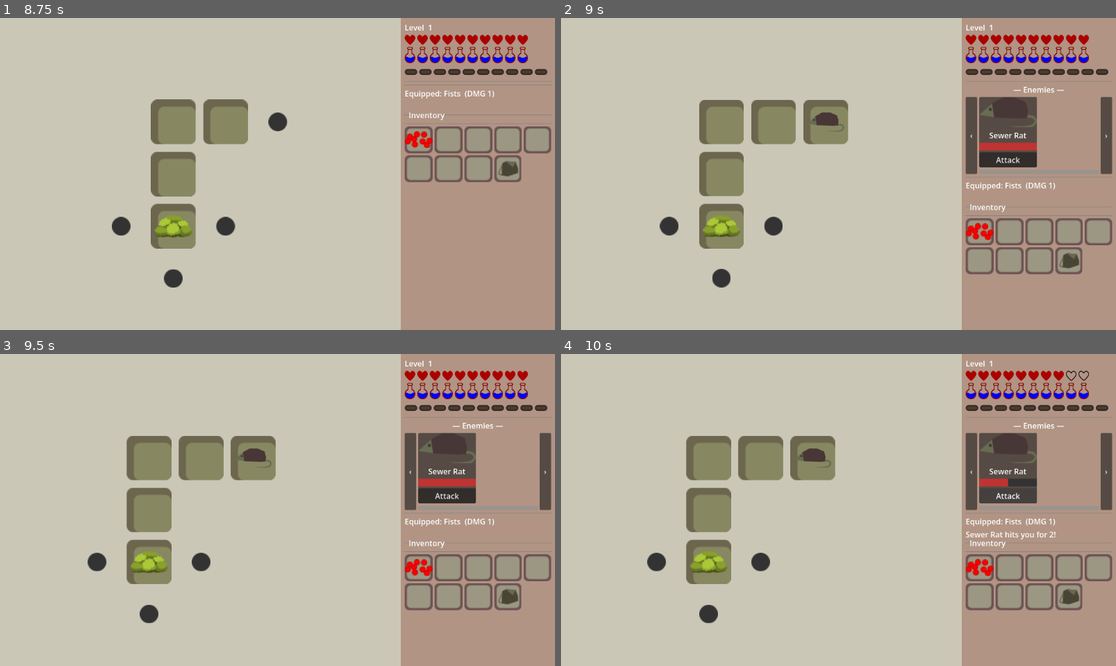
Above: before the commit, frames 1-4 (two rows, left to right).
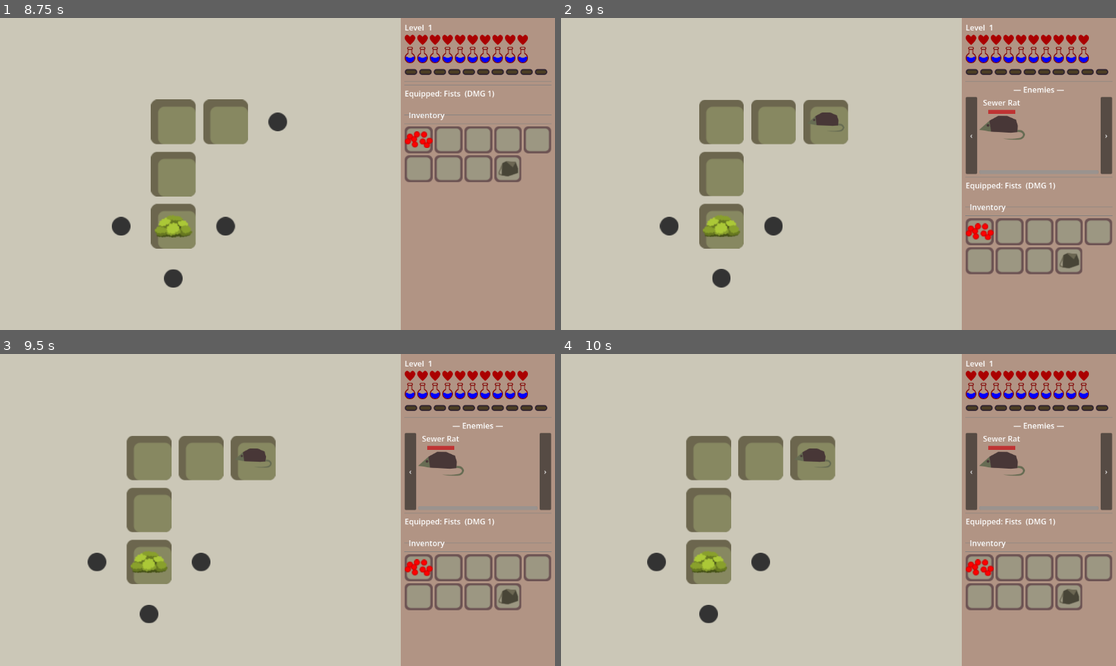
Above: after the commit, the same moments.

Repository: jiexdrop/run-reset
Game: Godot game, scene res://scenes/init.tscn
Same seed, same stepped clock (60 frames per second), same inputs: the game is played once before the commit and once after it.
Inputs (mouse positions are in pixels of both pictures, inside the frame that each line leads up to):
- Up to frame 1 (8.75 s): click "New Game" at 0.5 s; click (510, 167) at 1.25 s; click "✕" at 2 s; click (510, 167) at 2.75 s; click "✕" at 3.5 s; click (510, 167) at 4.25 s; click "✕" at 5 s; tap Enter at 5.75 s; drag from (199, 252) to (277, 174) at 5.77 s; drag from (266, 142) to (199, 208) at 6.52 s; move the mouse to (172, 267) at 7.27 s; click (172, 267) at 7.42 s; drag from (172, 230) to (227, 124) at 8.02 s
- Up to frame 2 (9 s): tap Space at 8.75 s; drag from (838, 120) to (733, 227) at 8.77 s
- Up to frame 3 (9.5 s): no input
- Up to frame 4 (10 s): click (1010, 494) at 9.5 s, where only the run before the commit has a clickable "Attack"

Frame 1 is identical in both runs. In frame 2, 2.1% of the frame differs, in the area x 75-86%, y 25-48%; in frame 3, 2.1%; in frame 4, 2.4%, in the area x 72-96%, y 5-60%.

Commit message:
removed cards to views instead

Diff:
--- a/scenes/combat_ui.gd
+++ b/scenes/combat_ui.gd
@@ -10,7 +10,7 @@
 const ICON_SIZE = Vector2(20, 20)
 const HIT_DELAY = 0.15   # pause between hits of a multi-hit attack
 
-const MobCardScene = preload("res://scenes/mob_card.tscn")
+const MobViewScene = preload("res://scenes/mob_view.tscn")
 const BagUIScene   = preload("res://scenes/bag_ui.tscn")
 
 const MOB_ATTACK_EFFECTS: Dictionary = {
@@ -118,11 +118,11 @@
 	for mob_id in _active_mob_ids:
 		if mob_id >= GameState.monsters.size():
 			continue
-		var card = MobCardScene.instantiate()
-		mob_row.add_child(card)
-		card.setup(mob_id, GameState.monsters[mob_id])
-		card.attack_requested.connect(_on_attack_requested)
-		card.mob_died.connect(_on_mob_died)
+		var mob_view = MobViewScene.instantiate()
+		mob_row.add_child(mob_view)
+		mob_view.setup(mob_id, GameState.monsters[mob_id])
+		mob_view.attack_requested.connect(_on_attack_requested)
+		mob_view.mob_died.connect(_on_mob_died)
 
 
 ## Reads the currently equipped hotbar item and returns a normalized attack
--- a/scenes/combat_ui.tscn
+++ b/scenes/combat_ui.tscn
@@ -82,13 +82,13 @@
 layout_mode = 2
 text = "‹"
 
-[node name="MobScroll" type="ScrollContainer" parent="MarginContainer/VBox/CombatSection/MobCarousel" unique_id=200000022]
+[node name="MobScroll" type="ScrollContainer" parent="MarginContainer/VBox/CombatSection/MobCarousel"]
 custom_minimum_size = Vector2(0, 160)
 layout_mode = 2
 size_flags_horizontal = 3
 size_flags_vertical = 0
 horizontal_scroll_mode = 2
-vertical_scroll_mode = 0
+vertical_scroll_mode = 1
 
 [node name="MobRow" type="HBoxContainer" parent="MarginContainer/VBox/CombatSection/MobCarousel/MobScroll" unique_id=200000011]
 layout_mode = 2
--- a/scenes/mob_card.tscn
+++ b/scenes/mob_card.tscn
@@ -1,10 +1,90 @@
-[gd_scene format=3 uid="uid://bja61m6w0764o"]
+[gd_scene format=3 uid="uid://d123gaobwvyt0"]
 
-[ext_resource type="Script" uid="uid://dwm6q314wbcbl" path="res://scenes/mob_card.gd" id="1_mobcard"]
+[sub_resource type="GDScript" id="GDScript_kcupk"]
+script/source = "class_name MobCard
+extends PanelContainer
+
+signal attack_requested(mob_id: int)
+signal mob_died(mob_id: int)
+
+const MOB_SPRITES: Dictionary = {
+	\"spider\": preload(\"res://assets/mobs/spider.png\"),
+	\"rat\": preload(\"res://assets/mobs/rat.png\"),
+	\"glaciarch\":    preload(\"res://assets/mobs/ribera/glaciarch.png\"),
+	\"frozelin\":     preload(\"res://assets/mobs/ribera/frozelin.png\"),
+	\"gomelin\":      preload(\"res://assets/mobs/pikoterra/gomelin.png\"),
+	\"pikonaut\":     preload(\"res://assets/mobs/pikoterra/pikonaut.png\"),
+	\"kaze_shroom\":  preload(\"res://assets/mobs/evergreen/kaze_shroom.png\"),
+	\"sapguard\":     preload(\"res://assets/mobs/evergreen/sapguard.png\"),
+}
+
+const HP_BAR_FILL_COLOR: Color = Color(0.75, 0.2, 0.2)
+const HP_BAR_BG_COLOR:   Color = Color(0.2, 0.2, 0.2)
+
+var mob_id:   int        = -1
+var mob_data: Dictionary = {}
+var _mob_attacks: Array = []
+
+@onready var mob_sprite:    TextureRect   = $VBoxContainer/MobSprite
+@onready var name_label:    Label         = $VBoxContainer/NameLabel
+@onready var hp_bar:        ProgressBar   = $VBoxContainer/HPBar
+@onready var attack_button: Button        = $VBoxContainer/AttackButton
+
+
+func setup(id: int, data: Dictionary) -> void:
+	mob_id      = id
+	mob_data    = data
+	_mob_attacks = data.get(\"attacks\", [])
+	_style_hp_bar()
+	_refresh()
+	attack_button.pressed.connect(_on_attack_pressed)
+
+
+func refresh_from_state() -> void:
+	mob_data    = GameState.monsters[mob_id]
+	_mob_attacks = mob_data.get(\"attacks\", [])
+	_refresh()
+
+
+func do_mob_turn() -> Dictionary:
+	if _mob_attacks.is_empty():
+		return {}
+	return _mob_attacks[randi() % _mob_attacks.size()]
+
+
+func _refresh() -> void:
+	name_label.text = mob_data.get(\"name\", \"???\")
+	var sprite_key = mob_data.get(\"sprite\", \"\")
+	if MOB_SPRITES.has(sprite_key):
+		mob_sprite.texture = MOB_SPRITES[sprite_key]
+	var hp     = mob_data.get(\"hp\",     1)
+	var max_hp = mob_data.get(\"max_hp\", hp)
+	_update_hp_bar(hp, max_hp)
+	attack_button.disabled = (hp <= 0)
+
+
+func _style_hp_bar() -> void:
+	var fill_style := StyleBoxFlat.new()
+	fill_style.bg_color = HP_BAR_FILL_COLOR
+	hp_bar.add_theme_stylebox_override(\"fill\", fill_style)
+
+	var bg_style := StyleBoxFlat.new()
+	bg_style.bg_color = HP_BAR_BG_COLOR
+	hp_bar.add_theme_stylebox_override(\"background\", bg_style)
+
+
+func _update_hp_bar(hp: int, max_hp: int) -> void:
+	hp_bar.max_value = max(1, max_hp)
+	hp_bar.value     = clampi(hp, 0, max_hp)
+
+
+func _on_attack_pressed() -> void:
+	attack_requested.emit(mob_id)
+"
 
 [node name="MobCard" type="PanelContainer" unique_id=100000001]
 custom_minimum_size = Vector2(120, 140)
-script = ExtResource("1_mobcard")
+script = SubResource("GDScript_kcupk")
 
 [node name="VBoxContainer" type="VBoxContainer" parent="." unique_id=100000002]
 layout_mode = 2
--- a/scenes/mob_card.gd
+++ b/scenes/mob_view.gd
@@ -1,5 +1,10 @@
-class_name MobCard
-extends PanelContainer
+class_name MobView
+extends VBoxContainer
+
+## MobView — displays one mob at native sprite size with a fixed-size
+## health bar above it. Clicking the sprite attacks the mob directly
+## (no separate attack button). Bottom-alignment within the mob row is
+## achieved via size_flags_vertical = SIZE_SHRINK_END (set below).
 
 signal attack_requested(mob_id: int)
 signal mob_died(mob_id: int)
@@ -15,30 +20,42 @@
 	"sapguard":     preload("res://assets/mobs/evergreen/sapguard.png"),
 }
 
+const HEALTH_BAR_SIZE: Vector2 = Vector2(56, 8)
 const HP_BAR_FILL_COLOR: Color = Color(0.75, 0.2, 0.2)
 const HP_BAR_BG_COLOR:   Color = Color(0.2, 0.2, 0.2)
+const DEAD_MODULATE: Color = Color(0.4, 0.4, 0.4, 0.7)
 
 var mob_id:   int        = -1
 var mob_data: Dictionary = {}
 var _mob_attacks: Array = []
 
-@onready var mob_sprite:    TextureRect   = $VBoxContainer/MobSprite
-@onready var name_label:    Label         = $VBoxContainer/NameLabel
-@onready var hp_bar:        ProgressBar   = $VBoxContainer/HPBar
-@onready var attack_button: Button        = $VBoxContainer/AttackButton
+@onready var name_label: Label       = $NameLabel
+@onready var hp_bar:      ProgressBar = $HPBar
+@onready var sprite:      TextureRect = $Sprite
+
+
+func _ready() -> void:
+	# Bottom-align this mob within MobRow regardless of its own height.
+	size_flags_vertical = Control.SIZE_SHRINK_END
+
+	hp_bar.custom_minimum_size   = HEALTH_BAR_SIZE
+	hp_bar.size_flags_horizontal = Control.SIZE_SHRINK_CENTER
+	hp_bar.show_percentage       = false
+	_style_hp_bar()
+
+	sprite.mouse_filter = Control.MOUSE_FILTER_STOP
+	sprite.gui_input.connect(_on_sprite_gui_input)
 
 
 func setup(id: int, data: Dictionary) -> void:
-	mob_id      = id
-	mob_data    = data
+	mob_id       = id
+	mob_data     = data
 	_mob_attacks = data.get("attacks", [])
-	_style_hp_bar()
 	_refresh()
-	attack_button.pressed.connect(_on_attack_pressed)
 
 
 func refresh_from_state() -> void:
-	mob_data    = GameState.monsters[mob_id]
+	mob_data     = GameState.monsters[mob_id]
 	_mob_attacks = mob_data.get("attacks", [])
 	_refresh()
 
@@ -51,13 +68,19 @@
 
 func _refresh() -> void:
 	name_label.text = mob_data.get("name", "???")
+
 	var sprite_key = mob_data.get("sprite", "")
-	if MOB_SPRITES.has(sprite_key):
-		mob_sprite.texture = MOB_SPRITES[sprite_key]
+	var tex: Texture2D = MOB_SPRITES.get(sprite_key, null)
+	sprite.texture = tex
+	if tex:
+		sprite.custom_minimum_size = tex.get_size()
+
 	var hp     = mob_data.get("hp",     1)
 	var max_hp = mob_data.get("max_hp", hp)
-	_update_hp_bar(hp, max_hp)
-	attack_button.disabled = (hp <= 0)
+	hp_bar.max_value = max(1, max_hp)
+	hp_bar.value     = clampi(hp, 0, max_hp)
+
+	sprite.modulate = DEAD_MODULATE if hp <= 0 else Color.WHITE
 
 
 func _style_hp_bar() -> void:
@@ -70,10 +93,7 @@
 	hp_bar.add_theme_stylebox_override("background", bg_style)
 
 
-func _update_hp_bar(hp: int, max_hp: int) -> void:
-	hp_bar.max_value = max(1, max_hp)
-	hp_bar.value     = clampi(hp, 0, max_hp)
-
-
-func _on_attack_pressed() -> void:
-	attack_requested.emit(mob_id)
+func _on_sprite_gui_input(event: InputEvent) -> void:
+	if event is InputEventMouseButton and event.pressed and event.button_index == MOUSE_BUTTON_LEFT:
+		if mob_data.get("hp", 0) > 0:
+			attack_requested.emit(mob_id)
--- /dev/null
+++ b/scenes/mob_view.tscn
@@ -0,0 +1,19 @@
+[gd_scene format=3 uid="uid://d1dpc737586na"]
+
+[ext_resource type="Script" uid="uid://g3qdr8fumjp6" path="res://scenes/mob_view.gd" id="1_ck5q1"]
+
+[node name="MobView" type="VBoxContainer" unique_id=100000001]
+alignment = 1
+script = ExtResource("1_ck5q1")
+
+[node name="NameLabel" type="Label" parent="." unique_id=840887571]
+layout_mode = 2
+text = "Mob"
+horizontal_alignment = 1
+
+[node name="HPBar" type="ProgressBar" parent="." unique_id=516037640]
+layout_mode = 2
+
+[node name="Sprite" type="TextureRect" parent="." unique_id=512652130]
+layout_mode = 2
+stretch_mode = 4
--- a/scenes/tile.gd
+++ b/scenes/tile.gd
@@ -45,7 +45,7 @@
 	indicator.position = Vector2.ZERO
 
 	var sprite : Sprite2D = Sprite2D.new()
-	sprite.texture = MobCard.MOB_SPRITES.get(def.sprite)
+	sprite.texture = MobView.MOB_SPRITES.get(def.sprite)
 	sprite.centered = true
 
 	var icon_size := 50.0
Not shown, removed: scenes/mob_card.gd.uid
Not shown, added: scenes/mob_view.gd.uid
